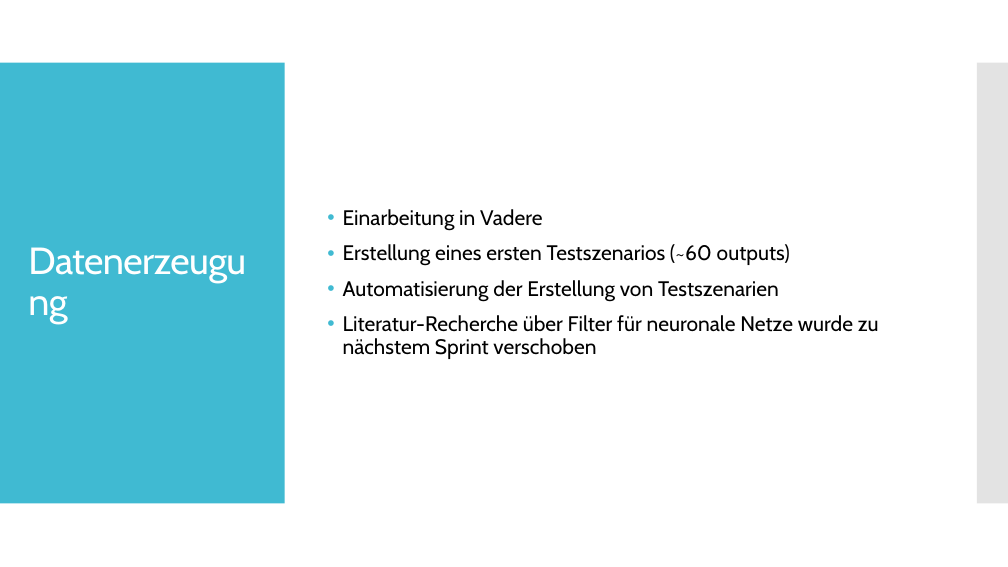
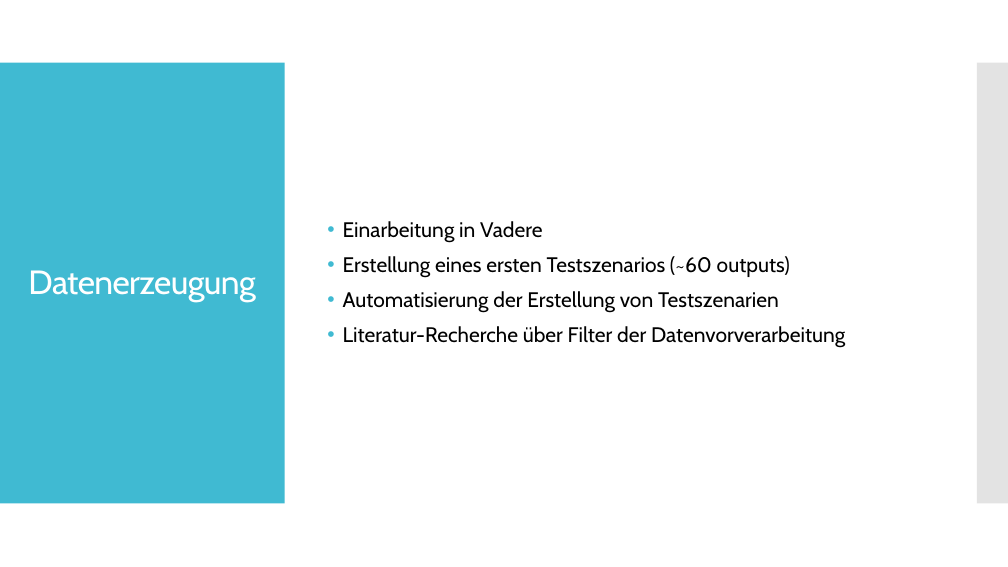
Before and after one commit to Datagroup-ModSim/ModSim17-data-generation-filters, a slide deck: slide 9 of presentations/Datenerzeugung und Datenanalyse_Sprint1_formatiert.pptx. Drawn at 1008x567 pixels with LibreOffice and Linux fonts; fonts in the diff are those of the drawing. Boxes give left, top, right and bottom in pixels: in the first picture for what was removed or moved away, otherwise in the second. Text is boxed around its words. In the diff, an @@ line names an element or a change of style, - is before the commit and + after.

```diff
--- a/presentations/Datenerzeugung und Datenanalyse_Sprint1_formatiert.pptx
+++ b/presentations/Datenerzeugung und Datenanalyse_Sprint1_formatiert.pptx
@@ title "Datenerzeugung" at (28,270,255,302): size 36 to 32 pt @@
@@ text at (343,326,845,348): text changed @@
-• Literatur-Recherche über Filter für neuronale Netze wurde zu nächstem Sprint verschoben
+• Literatur-Recherche über Filter der Datenvorverarbeitung
```
Also in this commit, not shown: 8 other slides changed, 1 slide removed.
